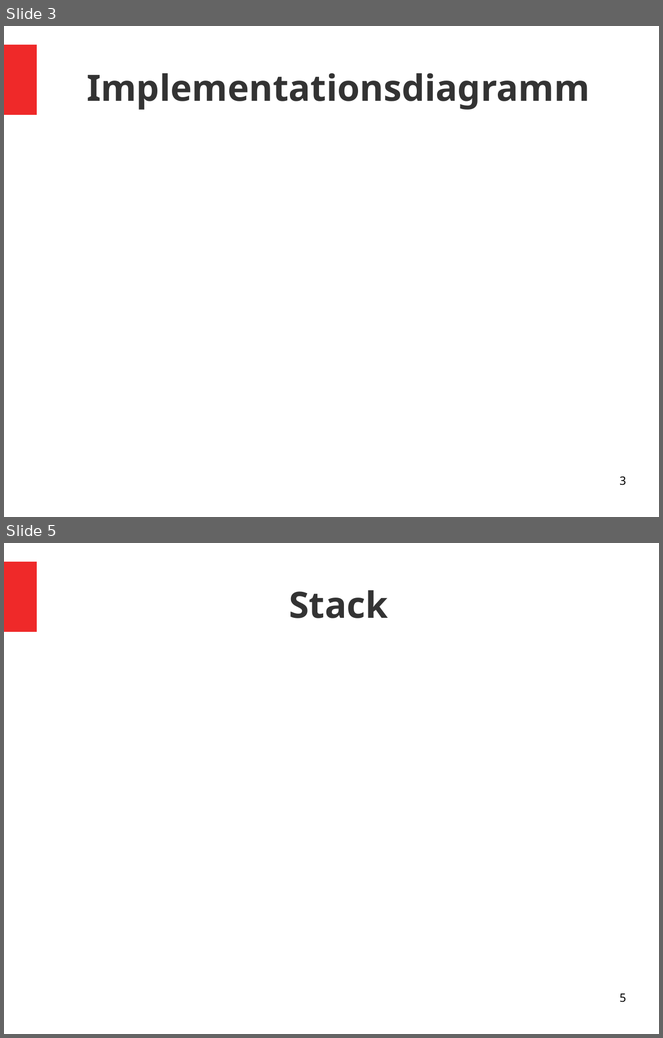
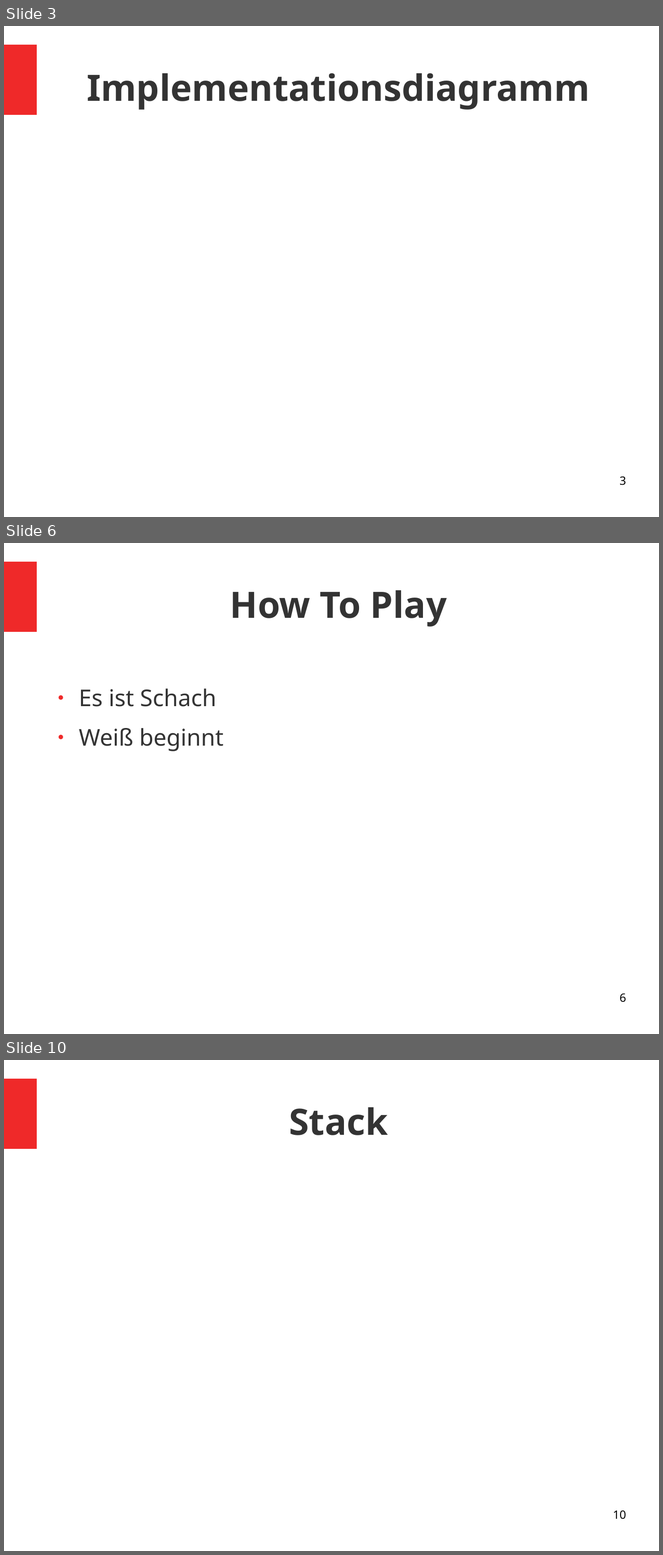
Before and after one commit to HSchipmann/ChessMadnes, a slide deck: ChessMadnes.Pärsentation(unfertig).odp. Shown one above the other, each under a label of ours: slides 3 and 5 before the commit, slides 3, 6 and 10 after it; the slides between them are not shown. The pictures are 663x1038 and 663x1555 pixels, drawn with LibreOffice and Linux fonts; fonts in the diff are those of the drawing. Boxes give left, top, right and bottom in pixels: in the first picture for what was removed or moved away, otherwise in the second. Text is boxed around its words. In the diff, an @@ line names an element or a change of style, - is before the commit and + after.

```diff
--- a/ChessMadnes.Pärsentation(unfertig).odp
+++ b/ChessMadnes.Pärsentation(unfertig).odp
@@ slide 6 added at (4, 543, 659, 1034), background #FFFFFF; not listed: 1 template element that a slide beside it also shows @@
@@ title added at (230, 590, 447, 627), 44 pt, text #333333, bold @@
+How To Play
@@ text added at (79, 689, 223, 752), 28 pt, text #333333 @@
+● Es ist Schach
+● Weiß beginnt
@@ page number added at (620, 994, 626, 1003), 14 pt, text #000000 @@
+6
@@ what was slide 5 is now slide 10 @@
@@ page number at (613, 1511, 626, 1520): text changed @@
-5
+10
```
Also in this commit, not shown: 2 slides changed, 5 other slides added, 1 slide removed.
